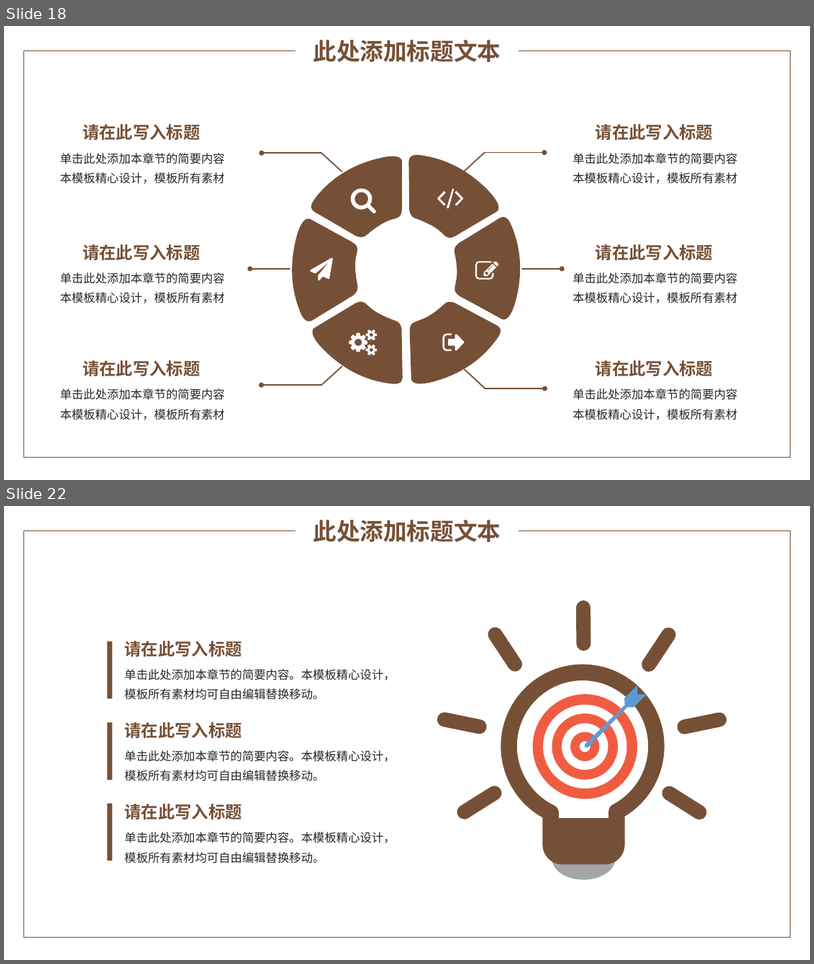
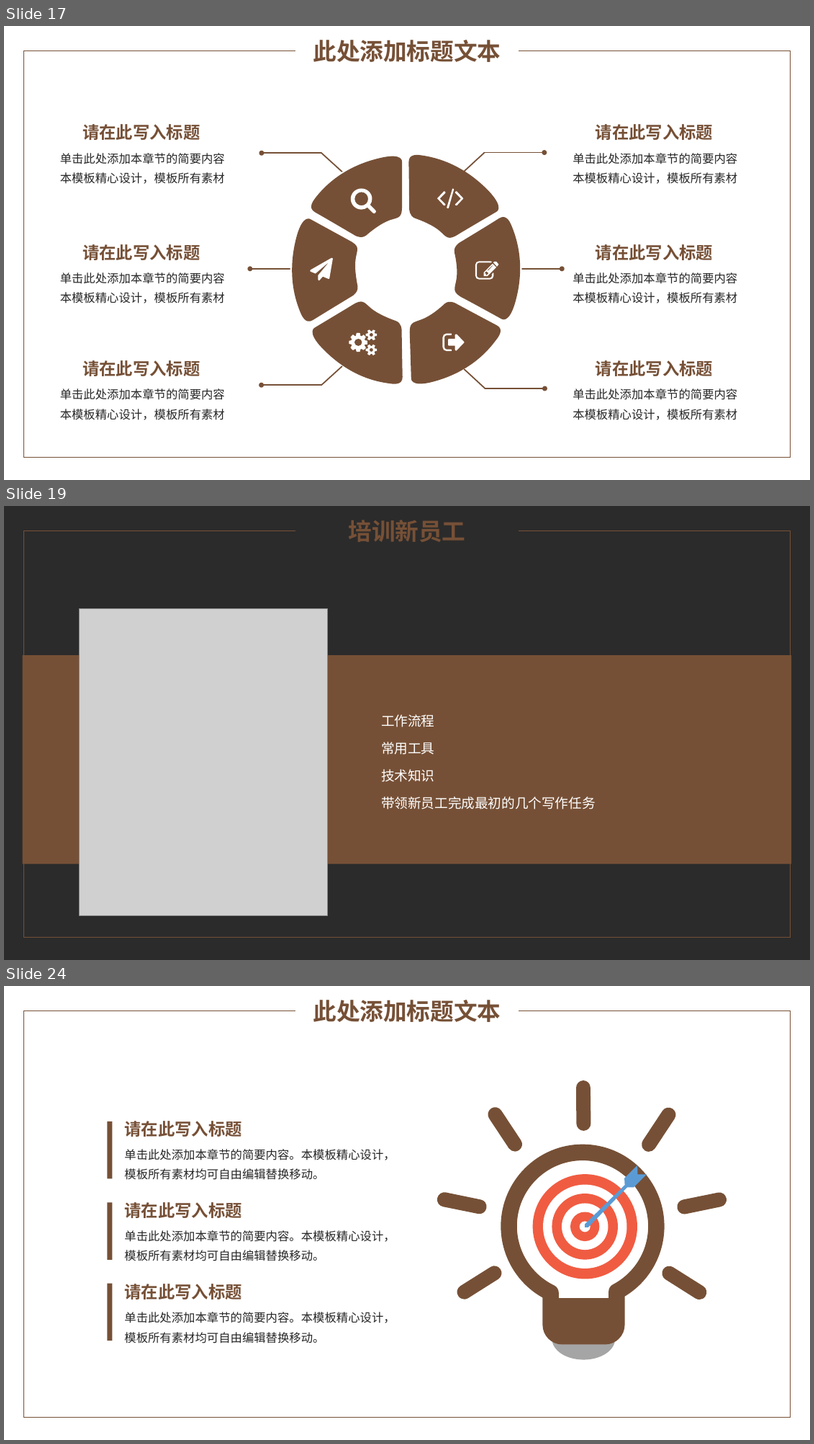
Before and after one commit to yaoyaodu/materials, a slide deck: docs/工具使用篇/绘图截图/PPT/1 素雅简约通用PPT模板.pptx. Shown one above the other, each under a label of ours: slides 18 and 22 before the commit, slides 17, 19 and 24 after it; the slides between them are not shown. The pictures are 814x964 and 814x1444 pixels, drawn with LibreOffice and Linux fonts; fonts in the diff are those of the drawing; grey boxes stand for pictures; background and template pictures are left out; a plain dark background stands for a picture behind light text. Boxes give left, top, right and bottom in pixels: in the first picture for what was removed or moved away, otherwise in the second. Text is boxed around its words. In the diff, an @@ line names an element or a change of style, - is before the commit and + after.

```diff
--- a/docs/工具使用篇/绘图截图/PPT/1 素雅简约通用PPT模板.pptx
+++ b/docs/工具使用篇/绘图截图/PPT/1 素雅简约通用PPT模板.pptx
@@ slide 19 added at <box>4,506,810,960</box>, background picture (left out) @@
@@ text added at <box>348,520,466,542</box>, 28 pt, text #765036, bold @@
+培训新员工
@@ group added at <box>23,530,791,937</box>: 5 lines @@
@@ picture added at <box>80,608,328,916</box> @@
@@ rectangle added at <box>23,656,792,864</box>, fill #765036 @@
@@ picture added at <box>117,645,291,875</box> @@
@@ text added at <box>381,714,596,809</box>, 16 pt, text #FFFFFF @@
+工作流程
+常用工具
+技术知识
+带领新员工完成最初的几个写作任务
@@ what was slide 18 is now slide 17 @@
@@ what was slide 22 is now slide 24 @@
```
Also in this commit, not shown: 9 slides changed, 10 other slides added, 3 slides removed, 17 other files.
